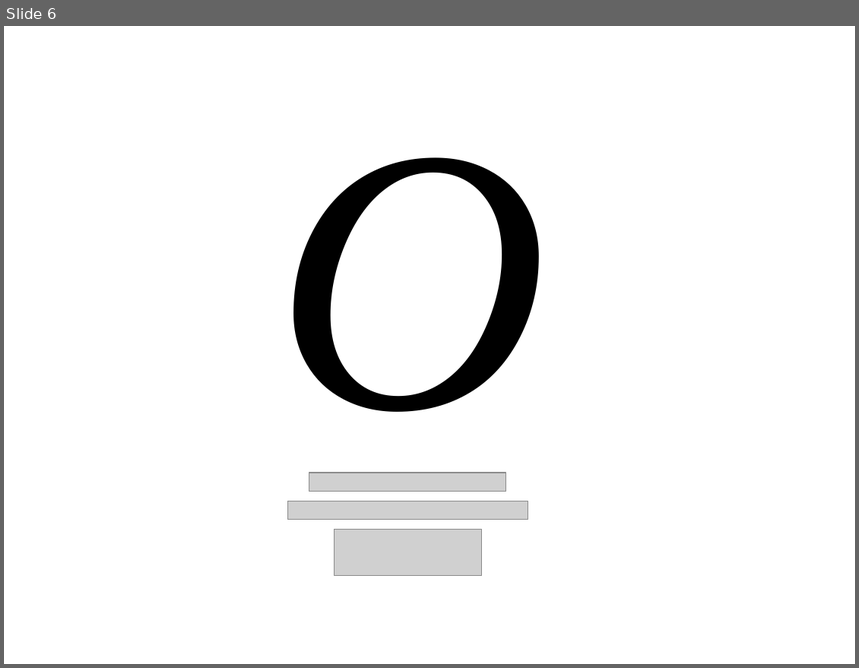
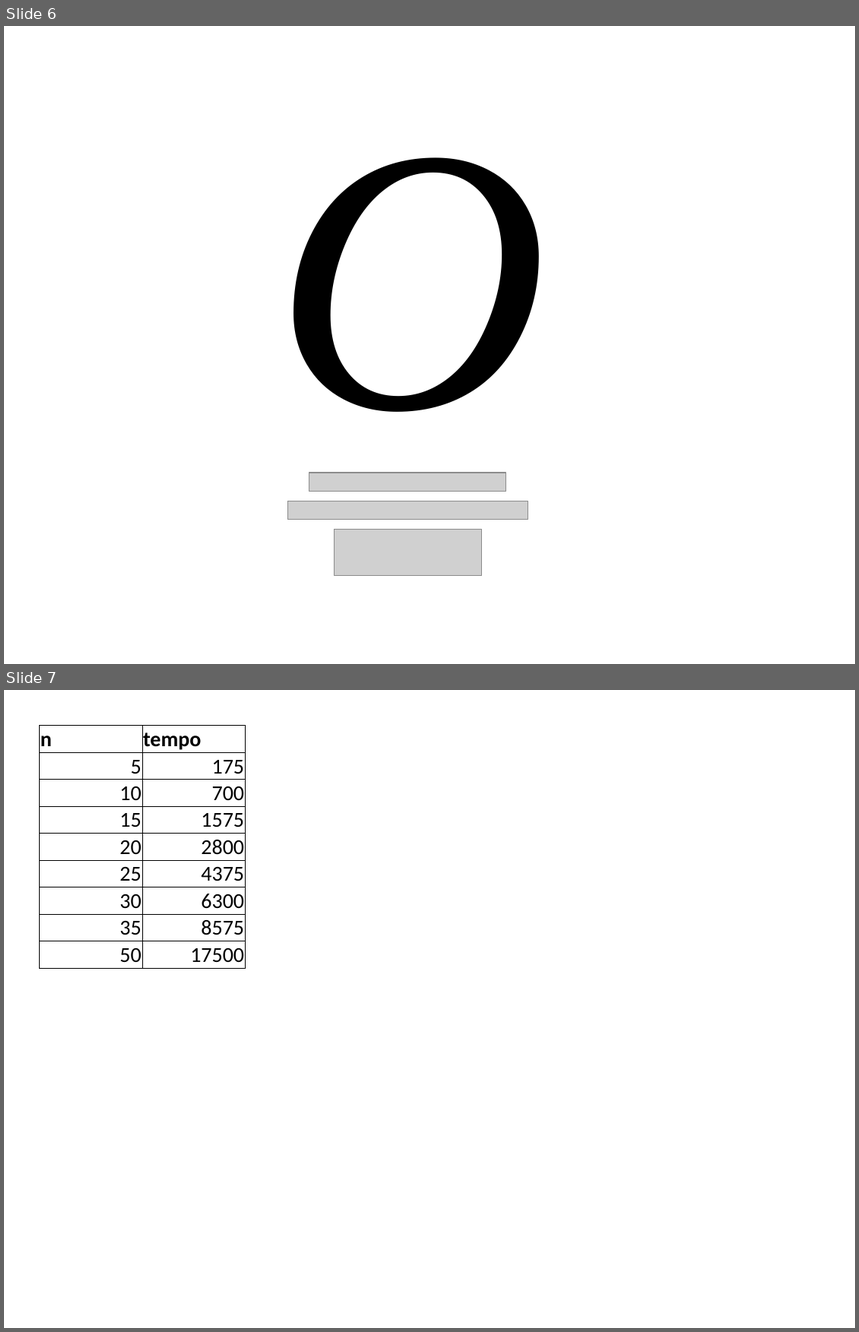
Before and after one commit to juanplopes/dnad2011-complexidade-algoritmos, a slide deck: Presentation.pptx. Shown one above the other, each under a label of ours: slide 6 before the commit, slides 6 and 7 after it. The pictures are 859x668 and 859x1332 pixels, drawn with LibreOffice and Linux fonts; fonts in the diff are those of the drawing; grey boxes stand for pictures. Boxes give left, top, right and bottom in pixels: in the first picture for what was removed or moved away, otherwise in the second. Text is boxed around its words. In the diff, an @@ line names an element or a change of style, - is before the commit and + after.

```diff
--- a/Presentation.pptx
+++ b/Presentation.pptx
@@ slide 7 added at [4,690,855,1328], background #FFFFFF @@
@@ table added at [40,726,246,967], 9 rows, 2 columns @@
+n | tempo
+5 | 175
+10 | 700
+15 | 1575
+20 | 2800
+25 | 4375
+30 | 6300
+35 | 8575
+50 | 17500
```
Also in this commit, not shown: 5 other slides added, 1 slide removed.
